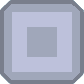
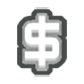
Two versions of the same layered image (84x84). Layer-by-layer changes:
renamed "Layer 4" to "Layer 2", painted on it over <box>17,7,67,77</box>
removed layer "Layer 6" over <box>12,12,72,72</box>
removed layer "Layer 3" over <box>4,4,80,80</box>
removed layer "Layer 5" over <box>0,0,84,84</box>